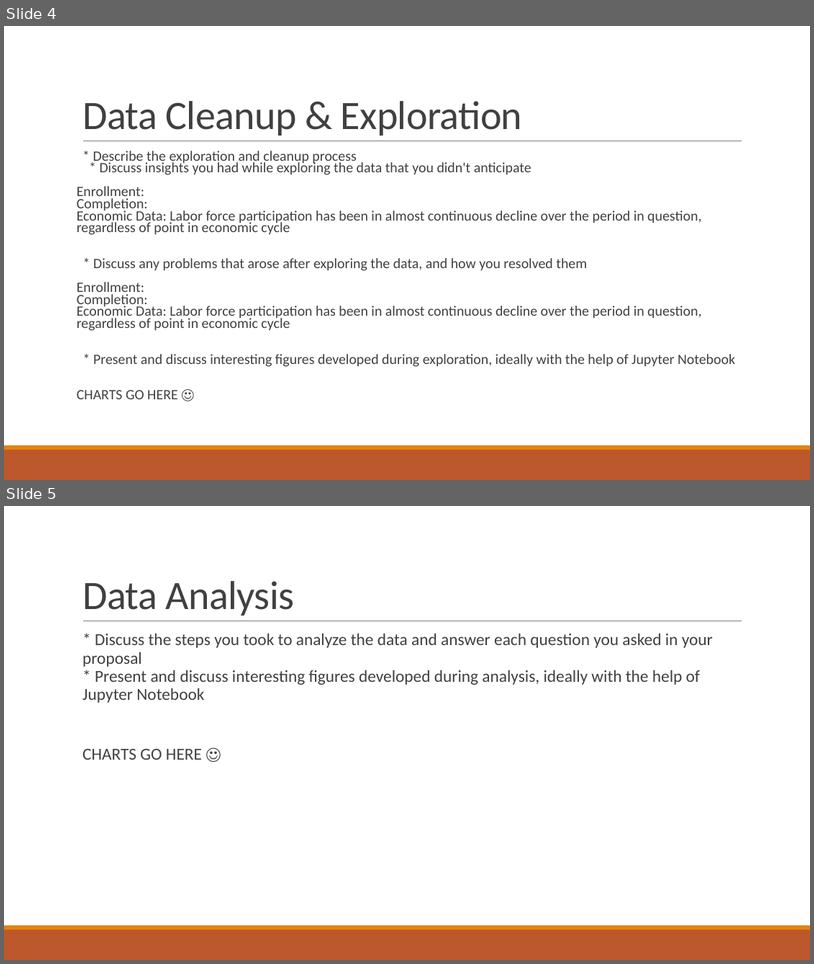
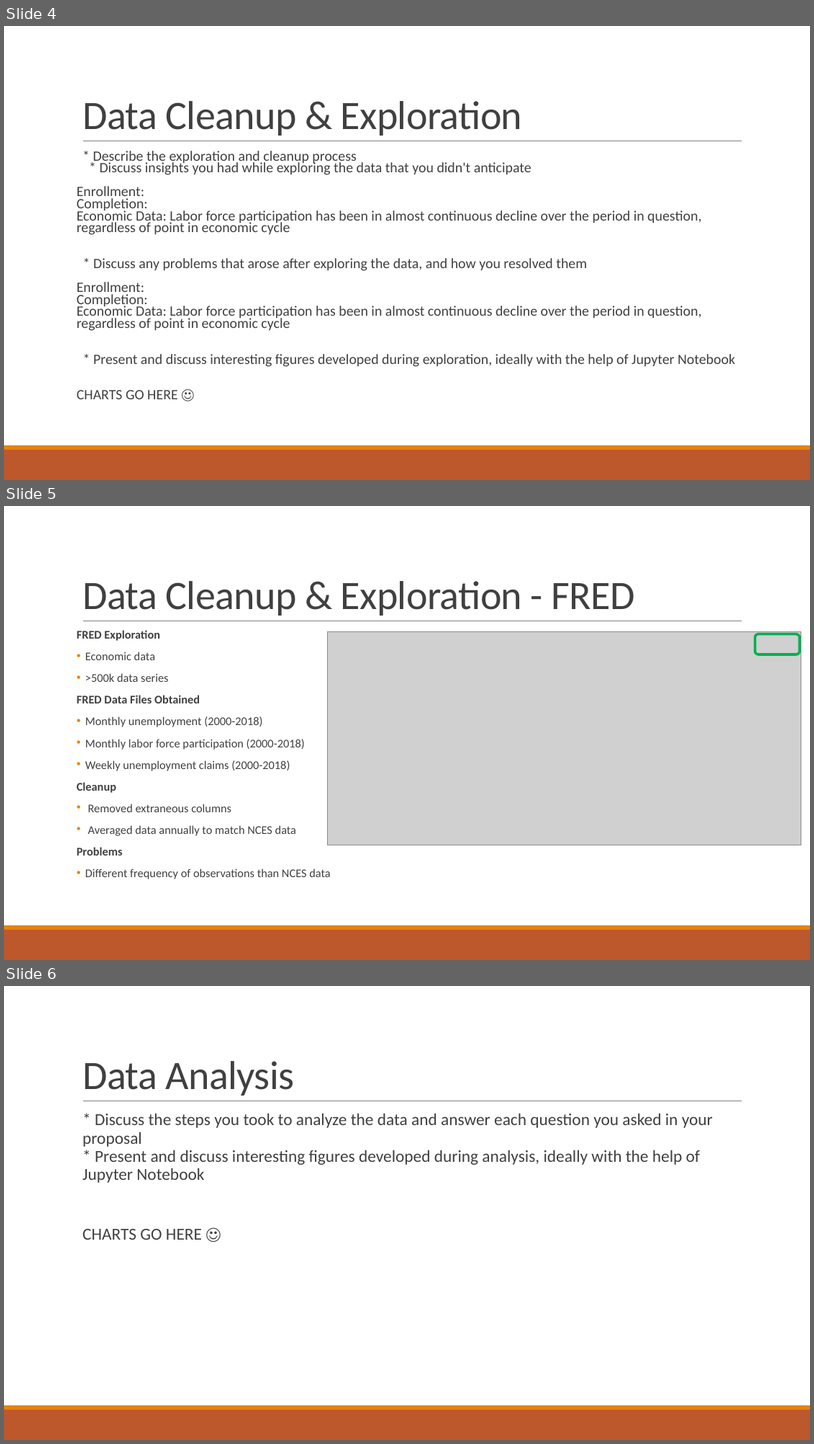
Before and after one commit to grahamb001/Project1, a slide deck: Project 1 Presentation Template.pptx. Shown one above the other, each under a label of ours: slides 4 and 5 before the commit, slides 4, 5 and 6 after it. The pictures are 814x964 and 814x1444 pixels, drawn with LibreOffice and Linux fonts; fonts in the diff are those of the drawing; grey boxes stand for pictures. Boxes give left, top, right and bottom in pixels: in the first picture for what was removed or moved away, otherwise in the second. Text is boxed around its words. In the diff, an @@ line names an element or a change of style, - is before the commit and + after.

Commit message:
updating my pres copy with FRED data overview

```diff
--- a/Project 1 Presentation Template.pptx
+++ b/Project 1 Presentation Template.pptx
@@ slide 5 added at (4,506,810,960), background #FFFFFF; not listed: 3 template elements that a slide beside it also shows @@
@@ title added at (82,581,635,615), 48 pt, text #404040 @@
+Data Cleanup & Exploration - FRED
@@ text added at (77,630,330,879), 14 pt, text #404040 @@
+FRED Exploration
+• Economic data
+• >500k data series
+FRED Data Files Obtained
+• Monthly unemployment (2000-2018)
+• Monthly labor force participation (2000-2018)
+• Weekly unemployment claims (2000-2018)
+Cleanup
+• Removed extraneous columns
+• Averaged data annually to match NCES data
+Problems
+• Different frequency of observations than NCES data
@@ picture added at (327,631,801,845) @@
@@ rounded rectangle added at (756,634,800,655), outline #00B050 3 pt @@
@@ what was slide 5 is now slide 6 @@
```
Also in this commit, not shown: 2 other files.
